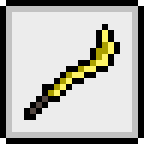
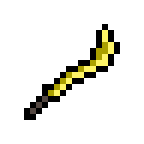
Two versions of the same layered image (144 × 144). Layer-by-layer changes:
hid "Layer 1" over bbox(0, 0, 144, 144)
